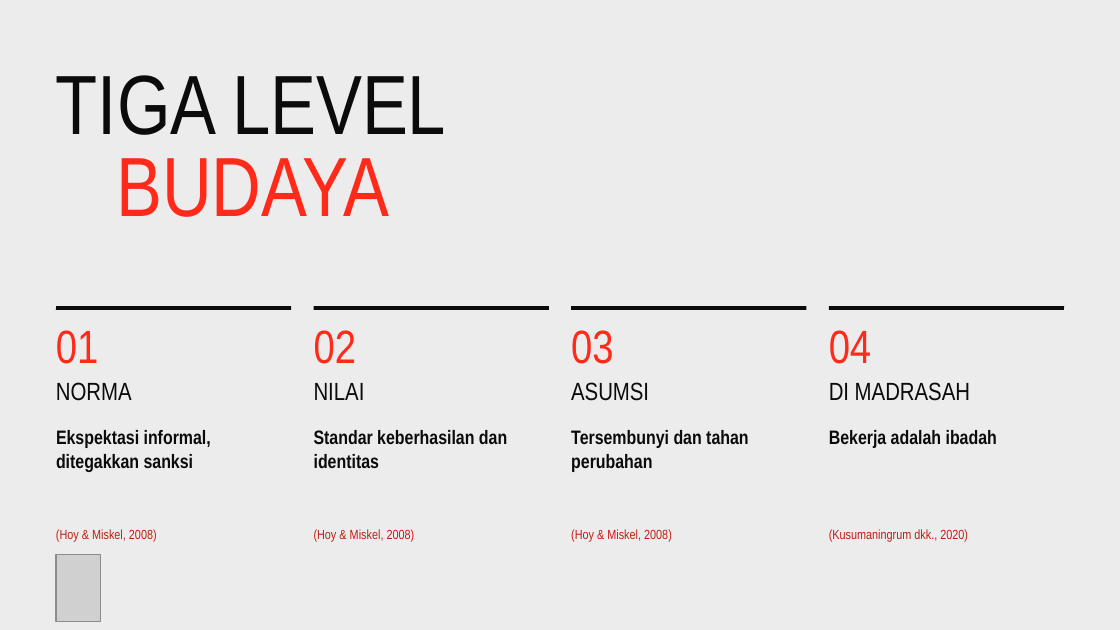
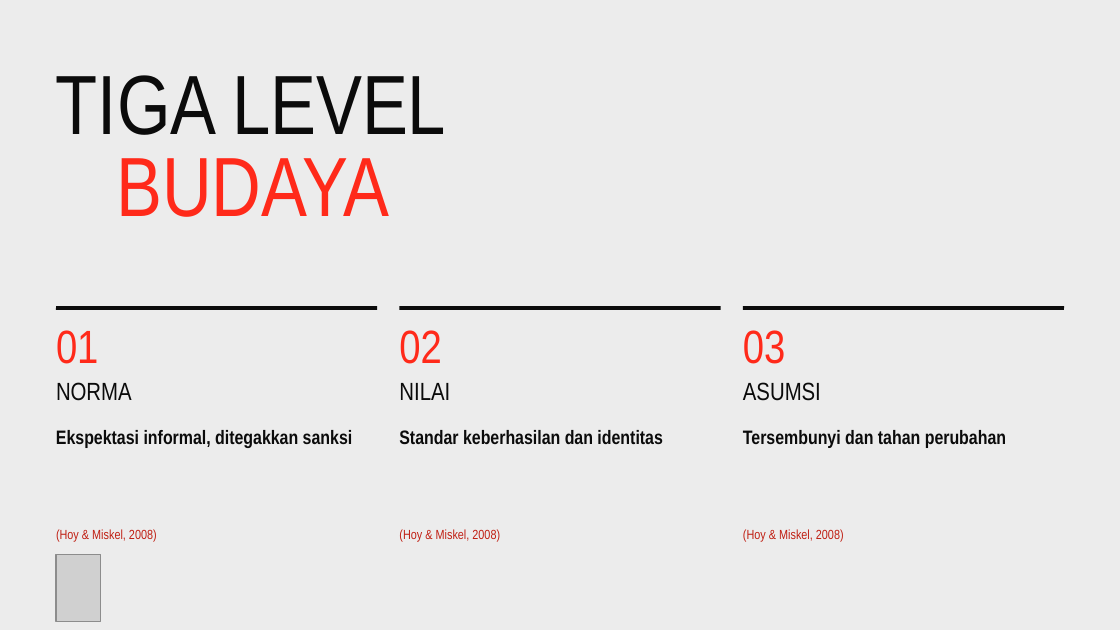
Before and after one commit to abay-cmd/ppt-ddmpi-uin, a slide deck: slide 7 of Budaya-dan-Iklim-Organisasi-Pendidikan.pptx. Drawn at 1120x630 pixels with LibreOffice and Linux fonts; fonts in the diff are those of the drawing; grey boxes stand for pictures. Boxes give left, top, right and bottom in pixels: in the first picture for what was removed or moved away, otherwise in the second. Text is boxed around its words. In the diff, an @@ line names an element or a change of style, - is before the commit and + after.

```diff
--- a/Budaya-dan-Iklim-Organisasi-Pendidikan.pptx
+++ b/Budaya-dan-Iklim-Organisasi-Pendidikan.pptx
@@ line moved from (56, 308) - (291, 308) to (56, 308) - (377, 308) @@
@@ text "02": place and size @@
-text "02" at bbox=[314, 330, 357, 364]
+text "02" at bbox=[399, 330, 442, 364]
@@ line moved from (314, 308) - (549, 308) to (400, 308) - (720, 308) @@
@@ line removed from (571, 308) to (806, 308) @@
@@ text "03": place and size @@
-text "03" at bbox=[571, 330, 614, 364]
+text "03" at bbox=[743, 330, 786, 364]
@@ line moved from (829, 308) - (1064, 308) to (743, 308) - (1064, 308) @@
@@ text removed at bbox=[829, 330, 872, 364] @@
-04
@@ text "NILAI": place and size @@
-text "NILAI" at bbox=[314, 383, 365, 400]
+text "NILAI" at bbox=[399, 383, 450, 400]
@@ text "ASUMSI": place and size @@
-text "ASUMSI" at bbox=[571, 382, 649, 401]
+text "ASUMSI" at bbox=[743, 382, 821, 401]
@@ text removed at bbox=[829, 382, 970, 401] @@
-DI MADRASAH
@@ text "Ekspektasi informal, ditegakkan sanksi" rewrapped from bbox=[56, 430, 211, 472] to bbox=[56, 430, 353, 448] @@
@@ text "Standar keberhasilan dan identitas" rewrapped from bbox=[314, 430, 507, 468] to bbox=[399, 430, 662, 444] @@
@@ text "Tersembunyi dan tahan perubahan" rewrapped from bbox=[571, 430, 748, 472] to bbox=[743, 430, 1006, 448] @@
@@ text removed at bbox=[829, 430, 997, 448] @@
-Bekerja adalah ibadah
@@ text "(Hoy & Miskel, 2008)": place and size @@
-text "(Hoy & Miskel, 2008)" at bbox=[571, 529, 672, 542]
+text "(Hoy & Miskel, 2008)" at bbox=[399, 529, 500, 542]
@@ text "(Hoy & Miskel, 2008)": place and size @@
-text "(Hoy & Miskel, 2008)" at bbox=[314, 529, 415, 542]
+text "(Hoy & Miskel, 2008)" at bbox=[743, 529, 844, 542]
@@ text removed at bbox=[829, 529, 968, 542] @@
-(Kusumaningrum dkk., 2020)
```
Also in this commit, not shown: 2 other slides changed, 2 other files.
